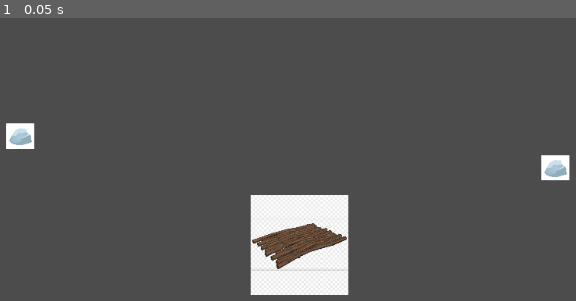
Above: before the commit, frame 1.
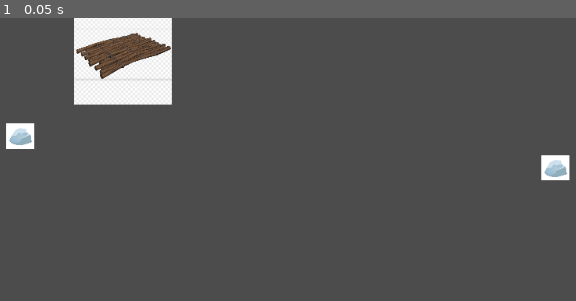
Above: after the commit, the same moment.

Repository: surgura/kwok5
Game: Godot game, scene res://world.tscn
The game is run twice, just before and just after one commit, with the same random seed, the same clock (stepped at 60 frames per second) and the same inputs. Before the commit the project starts from res://sea.tscn.
Inputs:
- Up to frame 1 (0.05 s): no input

The runs differ from the first frame. In frame 1, 11% of the frame differs, in the area x 12-61%, y 0-98%.

Commit message:
renamed sea to world

Diff:
--- a/godot/project.godot
+++ b/godot/project.godot
@@ -16,7 +16,7 @@
 [application]
 
 config/name="kwok5"
-run/main_scene="res://sea.tscn"
+run/main_scene="res://world.tscn"
 config/icon="res://icon.png"
 
 [rendering]
--- /dev/null
+++ b/godot/raft.gd
@@ -0,0 +1,13 @@
+extends Node2D
+
+# Declare member variables here. Examples:
+# var a = 2
+# var b = "text"
+
+# Called when the node enters the scene tree for the first time.
+func _ready():
+	pass # Replace with function body.
+
+# Called every frame. 'delta' is the elapsed time since the previous frame.
+func _process(delta):
+	print(3)
--- a/godot/raft.tscn
+++ b/godot/raft.tscn
@@ -1,9 +1,11 @@
-[gd_scene load_steps=2 format=2]
+[gd_scene load_steps=3 format=2]
 
-[ext_resource path="res://raft.png" type="Texture" id=1]
+[ext_resource path="res://raft.gd" type="Script" id=1]
+[ext_resource path="res://raft.png" type="Texture" id=2]
 
 [node name="raft" type="Node2D"]
+script = ExtResource( 1 )
 
 [node name="sprite" type="Sprite" parent="."]
 scale = Vector2( 0.149004, 0.149004 )
-texture = ExtResource( 1 )
+texture = ExtResource( 2 )
--- a/godot/sea.tscn
+++ /dev/null
@@ -1,17 +0,0 @@
-[gd_scene load_steps=3 format=2]
-
-[ext_resource path="res://raft.tscn" type="PackedScene" id=1]
-[ext_resource path="res://trash.tscn" type="PackedScene" id=2]
-
-[node name="sea" type="Node2D"]
-
-[node name="raft" parent="." instance=ExtResource( 1 )]
-position = Vector2( 516.086, 290.612 )
-
-[node name="camera" type="Camera2D" parent="raft"]
-
-[node name="trash" parent="." instance=ExtResource( 2 )]
-position = Vector2( 844.17, 192.085 )
-
-[node name="trash2" parent="." instance=ExtResource( 2 )]
-position = Vector2( 159.266, 151.209 )
--- /dev/null
+++ b/godot/world.tscn
@@ -0,0 +1,17 @@
+[gd_scene load_steps=3 format=2]
+
+[ext_resource path="res://trash.tscn" type="PackedScene" id=1]
+[ext_resource path="res://raft.tscn" type="PackedScene" id=2]
+
+[node name="world" type="Node2D"]
+
+[node name="trash" parent="." instance=ExtResource( 1 )]
+position = Vector2( 844.17, 192.085 )
+
+[node name="trash2" parent="." instance=ExtResource( 1 )]
+position = Vector2( 159.266, 151.209 )
+
+[node name="raft" parent="." instance=ExtResource( 2 )]
+position = Vector2( 290.612, 46.7651 )
+
+[node name="camera" type="Camera2D" parent="raft"]
